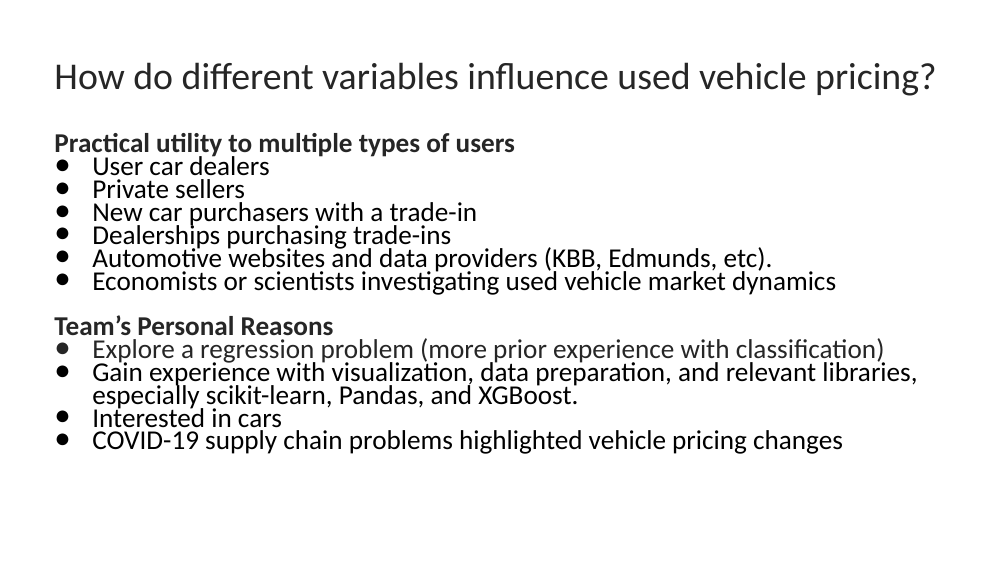
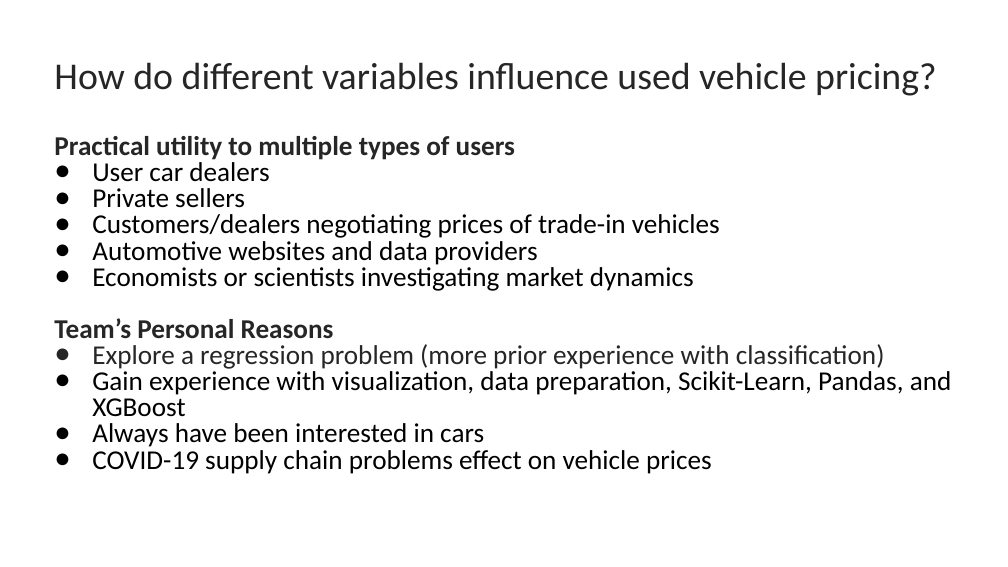
Before and after one commit to ranton256/used_car_sale_price_analysis, a slide deck: slide 4 of DSCI521_rna63_final_project_pres.pptx (slide 3 before the commit). Drawn at 1008x567 pixels with LibreOffice and Linux fonts; fonts in the diff are those of the drawing; background and template pictures are left out. Boxes give left, top, right and bottom in pixels: in the first picture for what was removed or moved away, otherwise in the second. Text is boxed around its words. In the diff, an @@ line names an element or a change of style, - is before the commit and + after.

```diff
--- a/DSCI521_rna63_final_project_pres.pptx
+++ b/DSCI521_rna63_final_project_pres.pptx
@@ text at box(54, 136, 885, 369): line spacing 0.7 to 0.8 @@
@@ text at box(92, 214, 720, 291): text changed @@
-● New car purchasers with a trade-in
-● Dealerships purchasing trade-ins
-● Automotive websites and data providers (KBB, Edmunds, etc).
-● Economists or scientists investigating used vehicle market dynamics
+● Customers/dealers negotiating prices of trade-in vehicles
+● Automotive websites and data providers
+● Economists or scientists investigating market dynamics
@@ text at box(92, 368, 952, 474): text changed @@
-● Gain experience with visualization, data preparation, and relevant libraries, especially scikit-learn, Pandas, and XGBoost.
-● Interested in cars
-● COVID-19 supply chain problems highlighted vehicle pricing changes
+● Gain experience with visualization, data preparation, Scikit-Learn, Pandas, and XGBoost
+● Always have been interested in cars
+● COVID-19 supply chain problems effect on vehicle prices
```
Also in this commit, not shown: 6 other slides changed, 4 other files.
